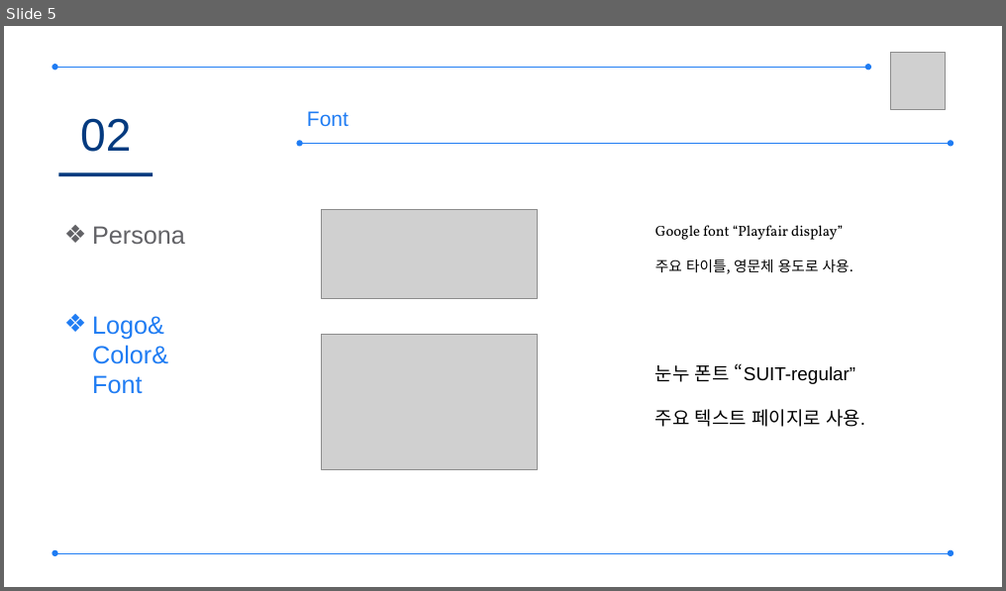
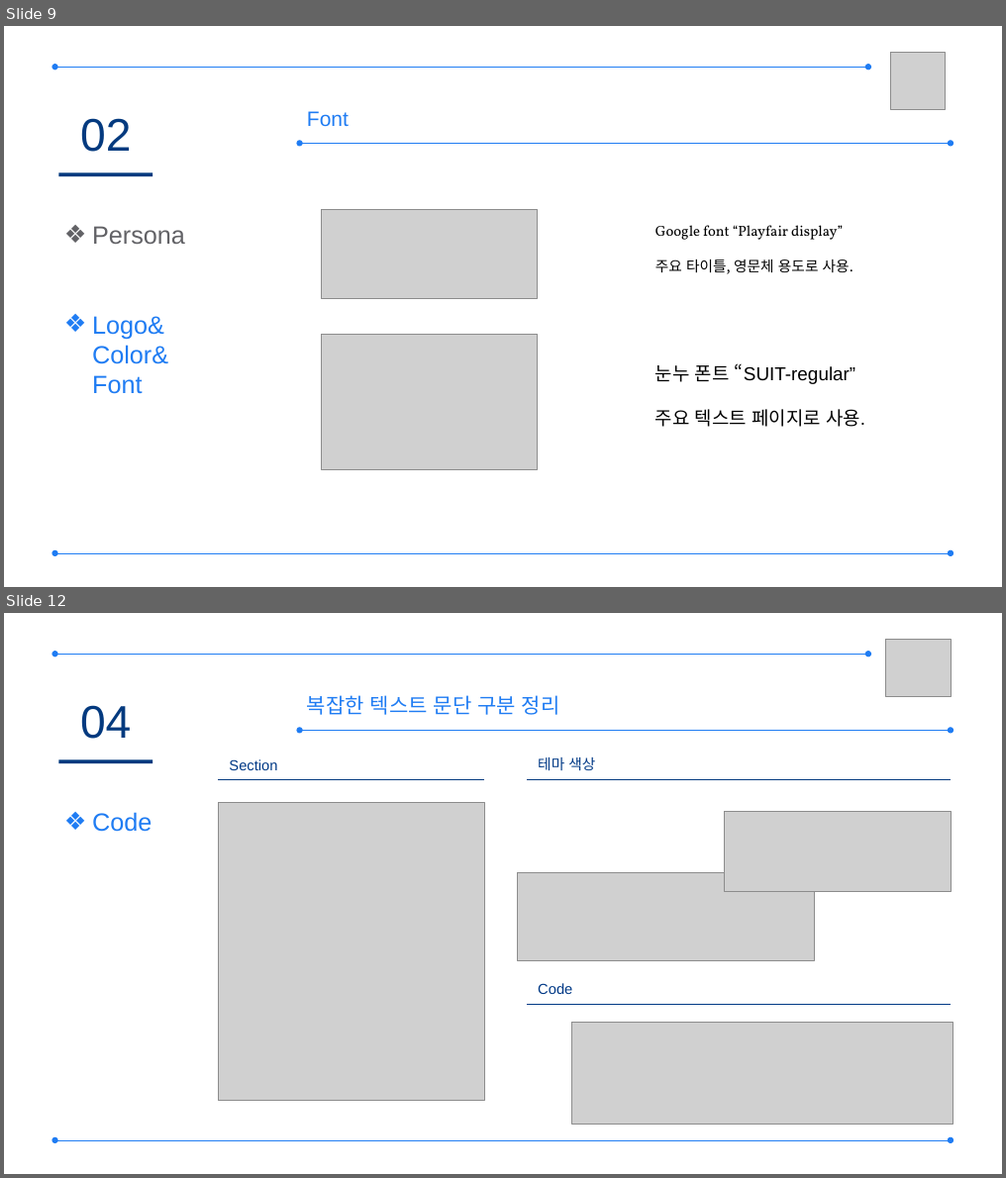
Before and after one commit to naisha855/Project_4, a slide deck: Plan/프레젠테이션1.pptx. Shown one above the other, each under a label of ours: slide 5 before the commit, slides 9 and 12 after it; the slides between them are not shown. The pictures are 1006x591 and 1006x1178 pixels, drawn with LibreOffice and Linux fonts; fonts in the diff are those of the drawing; grey boxes stand for pictures. Boxes give left, top, right and bottom in pixels: in the first picture for what was removed or moved away, otherwise in the second. Text is boxed around its words. In the diff, an @@ line names an element or a change of style, - is before the commit and + after.

```diff
--- a/Plan/프레젠테이션1.pptx
+++ b/Plan/프레젠테이션1.pptx
@@ slide 12 added at (4,613,1002,1174), background #FFFFFF @@
@@ picture added at (885,639,950,696) @@
@@ double arrow added from (54, 655) to (868, 655), #1F7CF3 0.5 pt @@
@@ text added at (307,695,560,715), 20 pt, text #1F7CF3 @@
+복잡한 텍스트 문단 구분 정리
@@ text added at (80,705,131,739), 44 pt, text #043A7F @@
+04
@@ double arrow added from (300, 731) to (951, 731), #1F7CF3 0.5 pt @@
@@ rectangle added at (58,760,152,763), fill #043A7F @@
@@ text added at (229,760,277,770), 14 pt, text #013986 @@
+Section
@@ text added at (538,758,595,770), 14 pt, text #013986 @@
+테마 색상
@@ line added from (218, 780) to (484, 780), #043A7F 0.5 pt @@
@@ line added from (527, 780) to (951, 780), #043A7F 0.5 pt @@
@@ text added at (92,812,152,832), 24 pt, text #1F7CF3 @@
+❖ Code
@@ picture added at (218,802,484,1101) @@
@@ picture added at (724,811,950,892) @@
@@ picture added at (518,872,814,961) @@
@@ text added at (538,983,572,994), 14 pt, text #013986 @@
+Code
@@ line added from (527, 1004) to (951, 1004), #013986 0.5 pt @@
@@ picture added at (572,1022,953,1124) @@
@@ double arrow added from (54, 1141) to (951, 1141), #1F7CF3 0.5 pt @@
@@ what was slide 5 is now slide 9 @@
```
Also in this commit, not shown: 2 slides changed, 8 other slides added, 1 slide removed, 2 other files.
